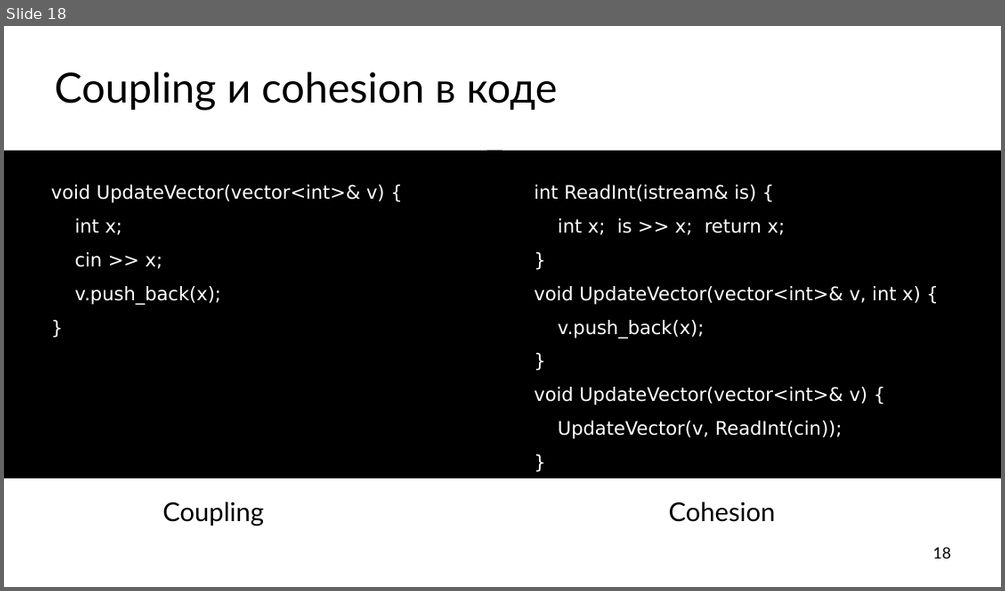
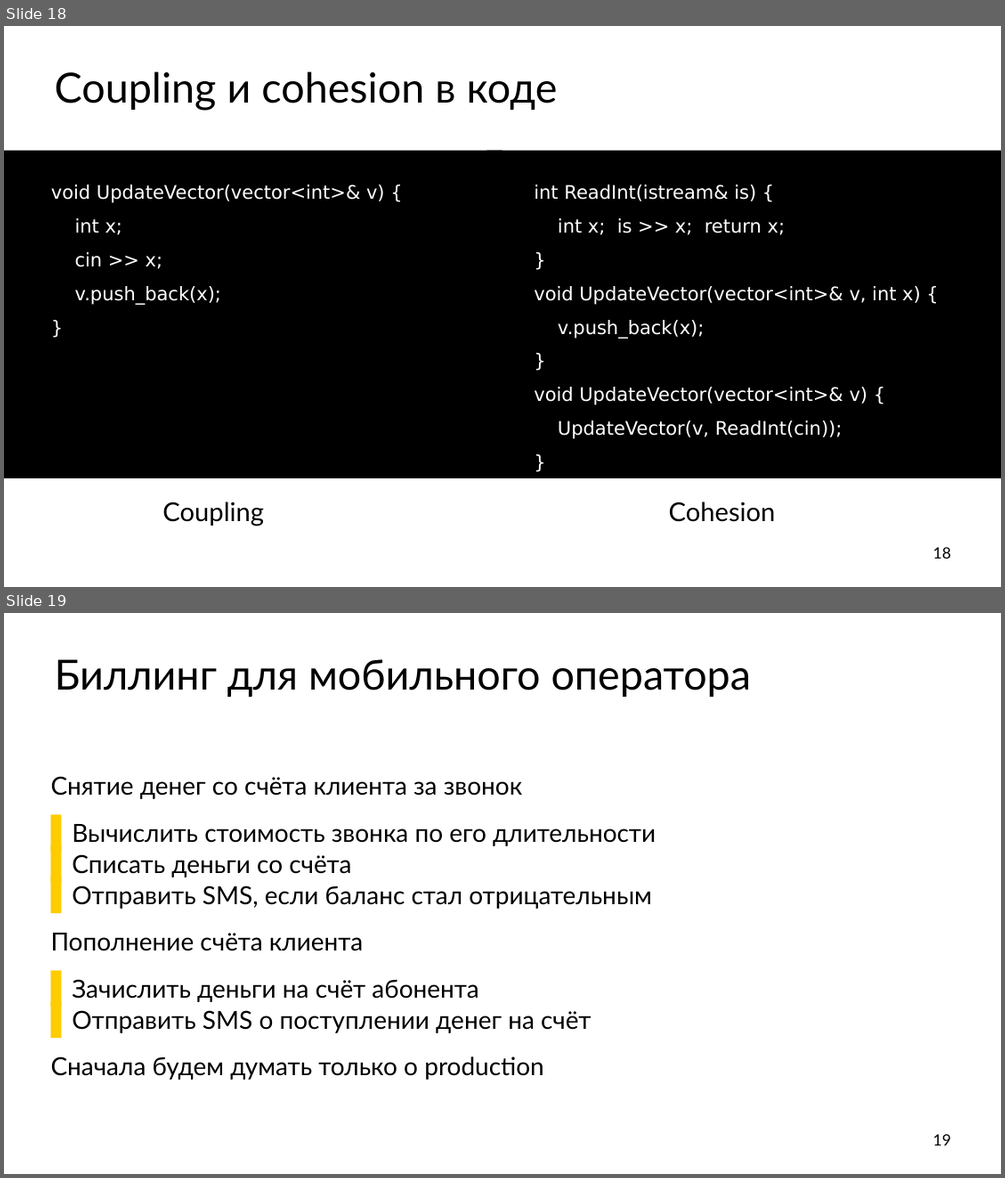
Before and after one commit to ishfb/cpprus17, a slide deck: slides.pptx. Shown one above the other, each under a label of ours: slide 18 before the commit, slides 18 and 19 after it. The pictures are 1005x591 and 1005x1178 pixels, drawn with LibreOffice and Linux fonts; fonts in the diff are those of the drawing. Boxes give left, top, right and bottom in pixels: in the first picture for what was removed or moved away, otherwise in the second. Text is boxed around its words. In the diff, an @@ line names an element or a change of style, - is before the commit and + after.

```diff
--- a/slides.pptx
+++ b/slides.pptx
@@ slide 19 added at box(4, 613, 1001, 1174), background #FFFFFF @@
@@ title added at box(55, 659, 752, 697), 80 pt, text #000000 @@
+Биллинг для мобильного оператора
@@ text added at box(51, 776, 655, 1079), 48 pt, text #000000 @@
+Снятие денег со счёта клиента за звонок
+  ▌ Вычислить стоимость звонка по его длительности
+  ▌ Списать деньги со счёта
+  ▌ Отправить SMS, если баланс стал отрицательным
+Пополнение счёта клиента
+  ▌ Зачислить деньги на счёт абонента
+  ▌ Отправить SMS о поступлении денег на счёт
+Сначала будем думать только о production
@@ page number added at box(933, 1134, 951, 1145), 30 pt, text #000000 @@
+19
```
Also in this commit, not shown: 1 slide changed, 6 other slides added, 1 slide removed, 1 other file.
